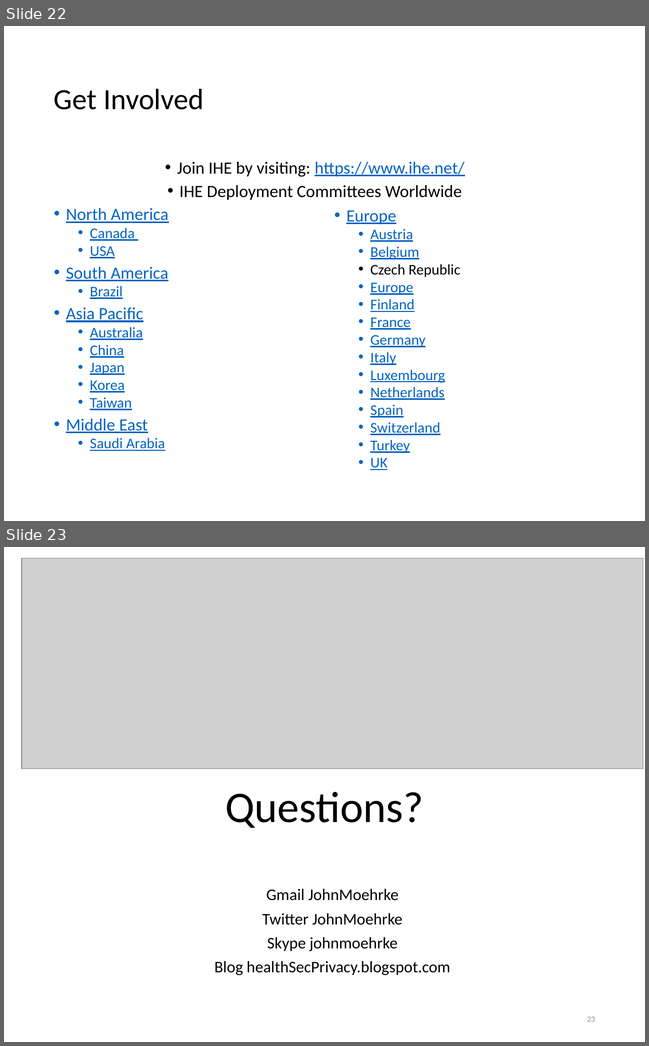
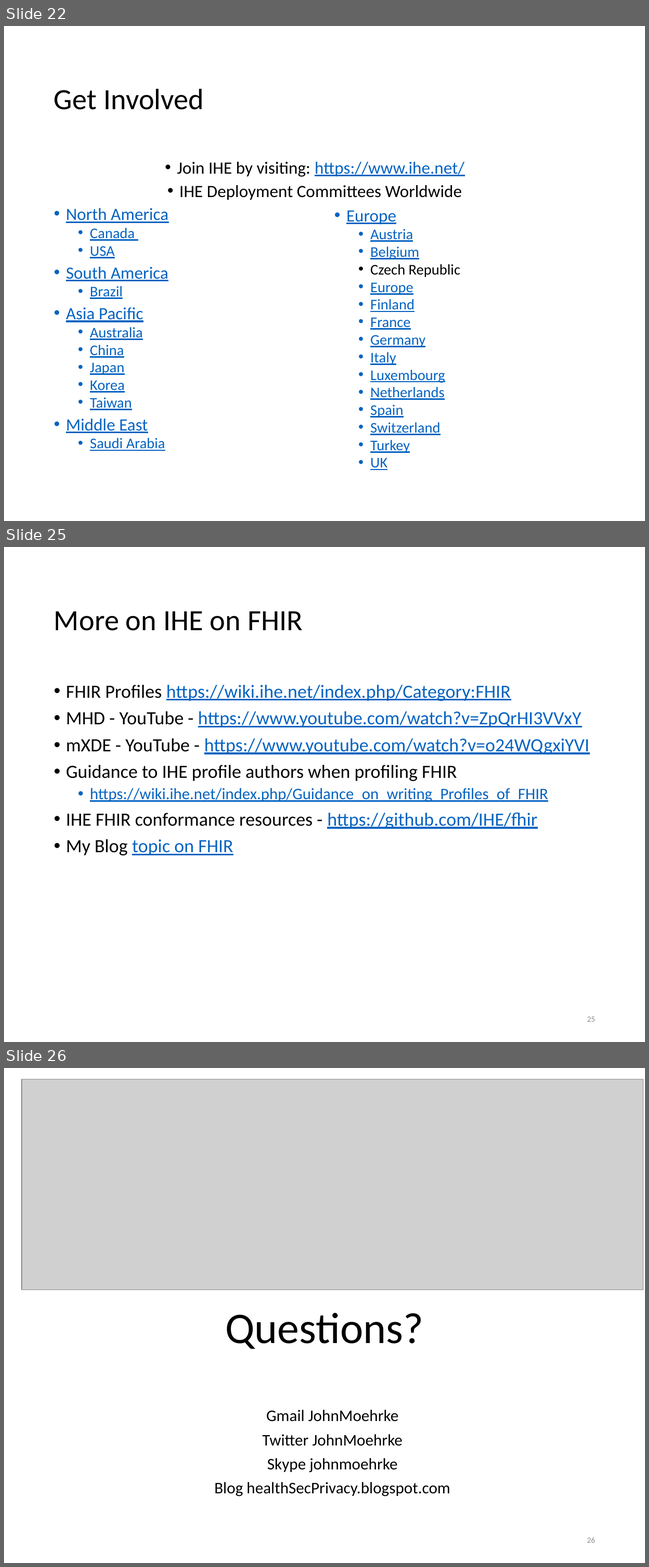
Before and after one commit to IHE/IT-Infrastructure, a slide deck: Presentations/IHE-and-HL7.pptx. Shown one above the other, each under a label of ours: slides 22 and 23 before the commit, slides 22, 25 and 26 after it; the slides between them are not shown. The pictures are 649x1046 and 649x1567 pixels, drawn with LibreOffice and Linux fonts; fonts in the diff are those of the drawing; grey boxes stand for pictures. Boxes give left, top, right and bottom in pixels: in the first picture for what was removed or moved away, otherwise in the second. Text is boxed around its words. In the diff, an @@ line names an element or a change of style, - is before the commit and + after.

```diff
--- a/Presentations/IHE-and-HL7.pptx
+++ b/Presentations/IHE-and-HL7.pptx
@@ slide 25 added at (x1=4, y1=547, x2=645, y2=1042), background #FFFFFF @@
@@ title added at (x1=54, y1=611, x2=302, y2=631), 36.3 pt, text #000000 @@
+More on IHE on FHIR
@@ text added at (x1=66, y1=685, x2=589, y2=855), 23.1 pt, text #0563C1, underline @@
+• FHIR Profiles https://wiki.ihe.net/index.php/Category:FHIR
+• MHD - YouTube - https://www.youtube.com/watch?v=ZpQrHI3VVxY
+• mXDE - YouTube - https://www.youtube.com/watch?v=o24WQgxiYVI
+• Guidance to IHE profile authors when profiling FHIR
+  • https://wiki.ihe.net/index.php/Guidance_on_writing_Profiles_of_FHIR
+• IHE FHIR conformance resources - https://github.com/IHE/fhir
+• My Blog topic on FHIR
@@ page number added at (x1=587, y1=1017, x2=595, y2=1022), 9.9 pt, text #8C8C8C @@
+25
@@ what was slide 23 is now slide 26 @@
@@ page number at (x1=587, y1=1537, x2=595, y2=1543): text changed @@
-23
+26
```
Also in this commit, not shown: 2 slides changed, 2 other slides added.
